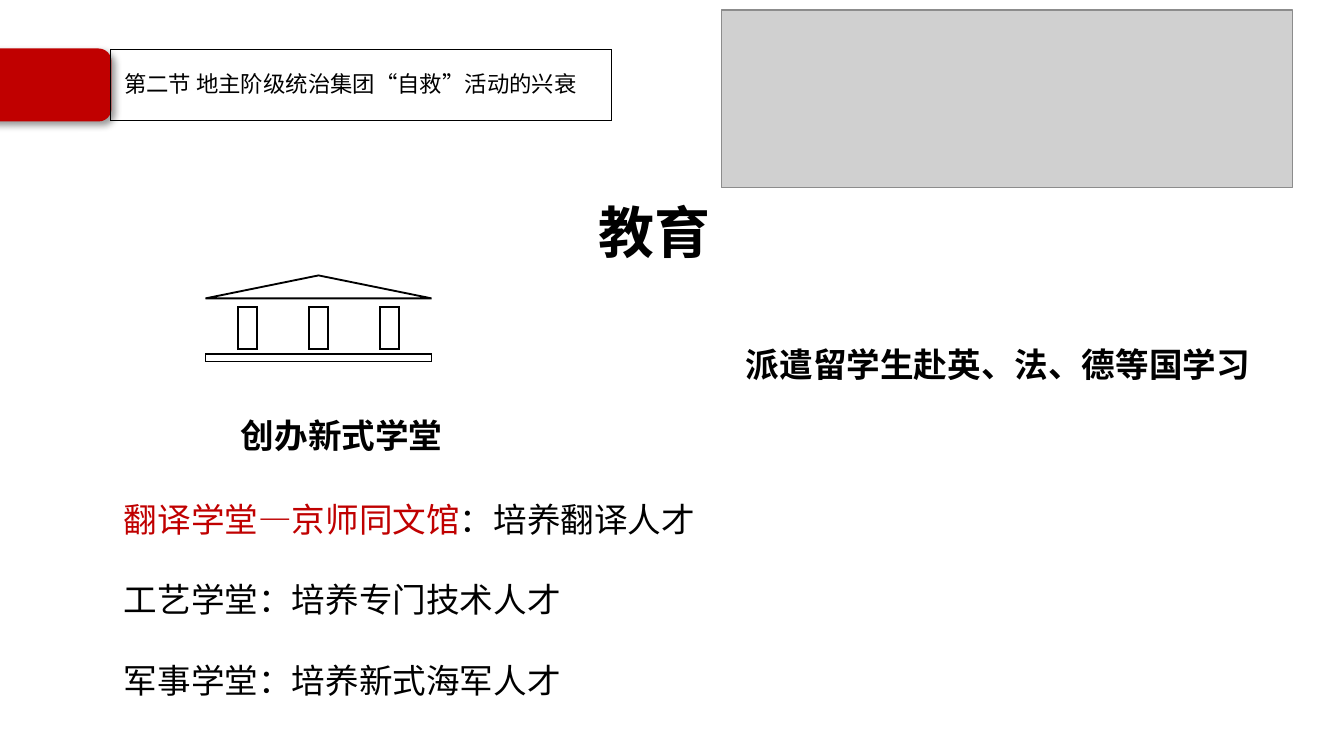
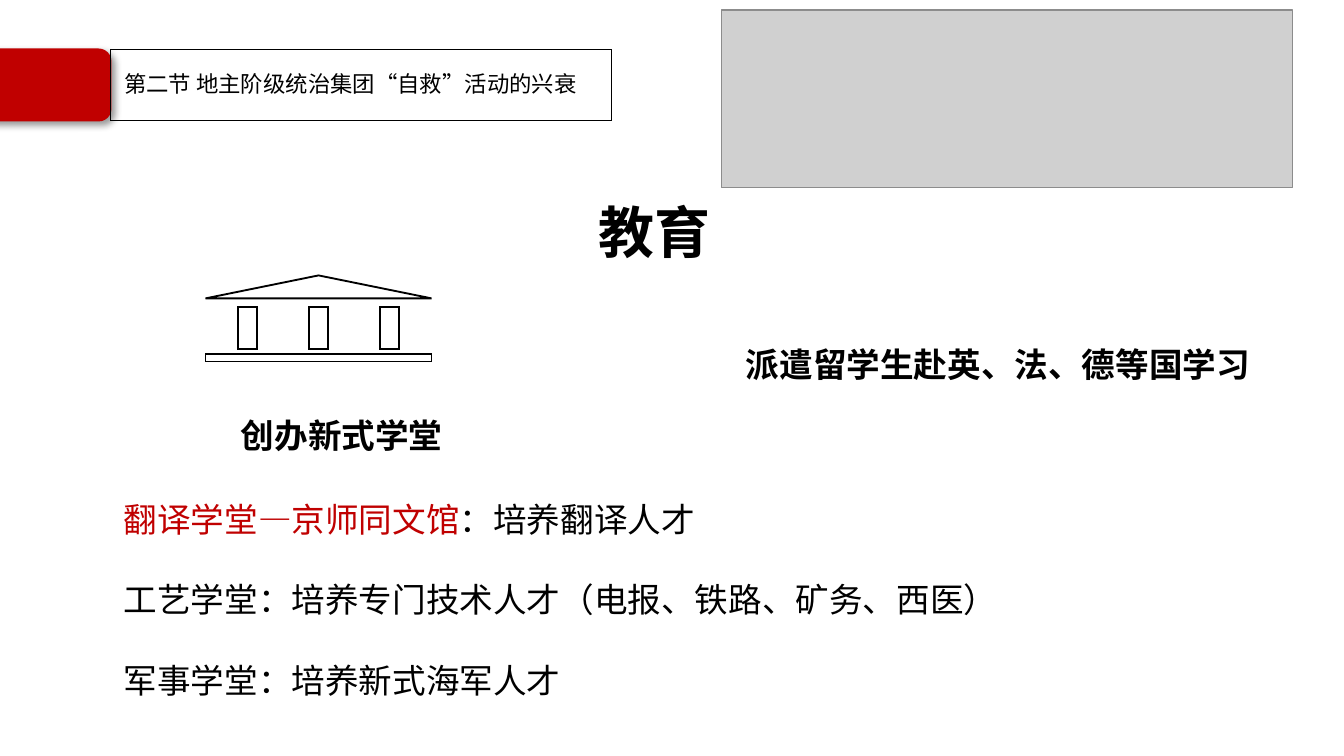
Before and after one commit to Call-me-zhy/tangtang, a slide deck: slide 50 of 5 中国近现代史纲要/课件/中国近现代史纲要精讲2.pptx. Drawn at 1344x756 pixels with LibreOffice and Linux fonts; fonts in the diff are those of the drawing; grey boxes stand for pictures; background and template pictures are left out. Boxes give left, top, right and bottom in pixels: in the first picture for what was removed or moved away, otherwise in the second. Text is boxed around its words. In the diff, an @@ line names an element or a change of style, - is before the commit and + after.

```diff
--- a/5 中国近现代史纲要/课件/中国近现代史纲要精讲2.pptx
+++ b/5 中国近现代史纲要/课件/中国近现代史纲要精讲2.pptx
@@ text at [124,583,998,615]: text changed @@
-工艺学堂：培养专门技术人才
+工艺学堂：培养专门技术人才（电报、铁路、矿务、西医）
```
Also in this commit, not shown: 5 other slides changed, 1 slide added, 8 other files.
